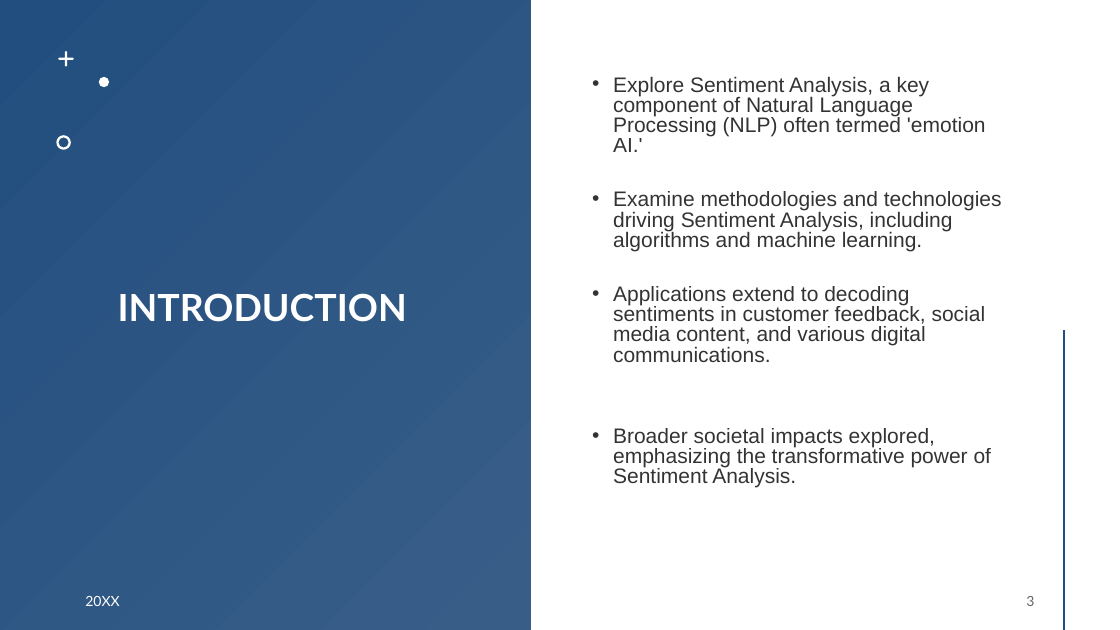
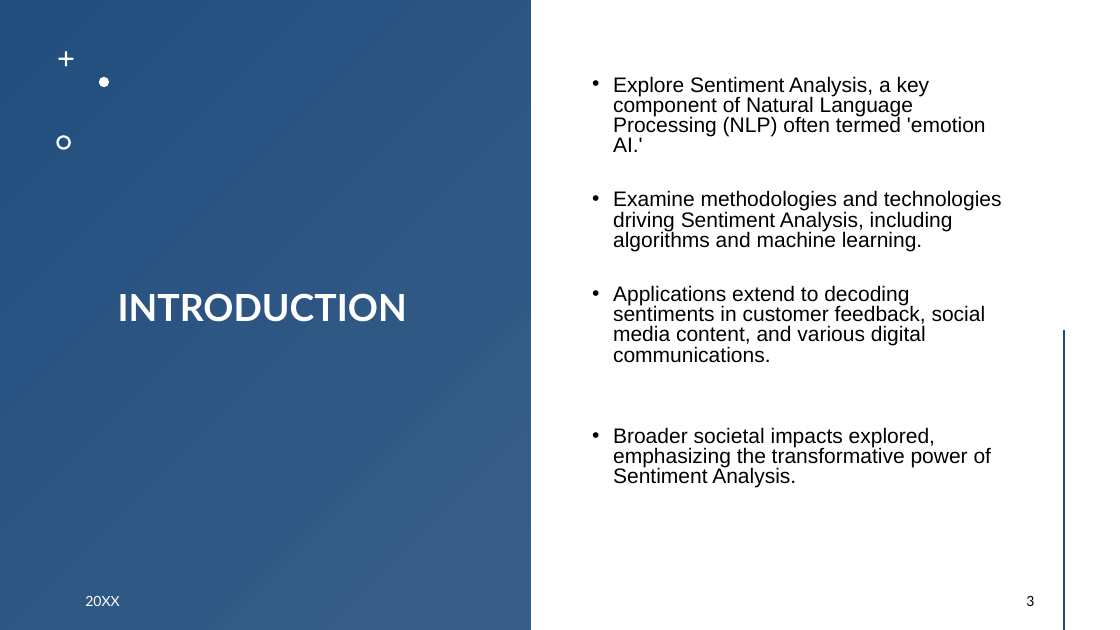
Before and after one commit to Demiarge/CSE431_BRACU, a slide deck: slide 3 of Submission4/slide.pptx. Drawn at 1120x630 pixels with LibreOffice and Linux fonts; fonts in the diff are those of the drawing; background and template pictures are left out. Boxes give left, top, right and bottom in pixels: in the first picture for what was removed or moved away, otherwise in the second. Text is boxed around its words. In the diff, an @@ line names an element or a change of style, - is before the commit and + after.

```diff
--- a/Submission4/slide.pptx
+++ b/Submission4/slide.pptx
@@ text "Explore Sentiment Analysis, a key ..." at (613, 76, 1002, 488): text colour #000000 at 80% opacity to #000000; less space between paragraphs @@
@@ page number at (1026, 596, 1034, 606): text colour #000000 at 60% opacity to #000000; less space between paragraphs @@
```
Also in this commit, not shown: 4 other slides changed, 7 slides removed, 3 other files.
